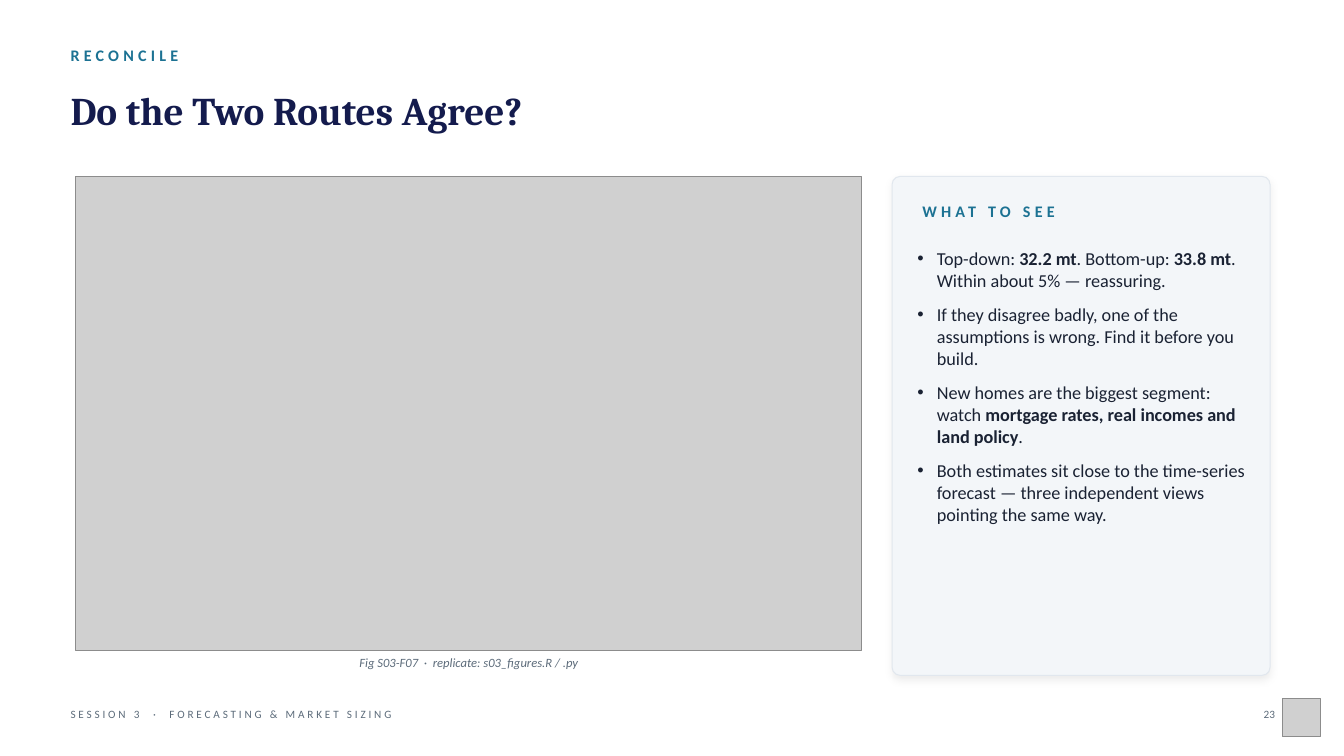
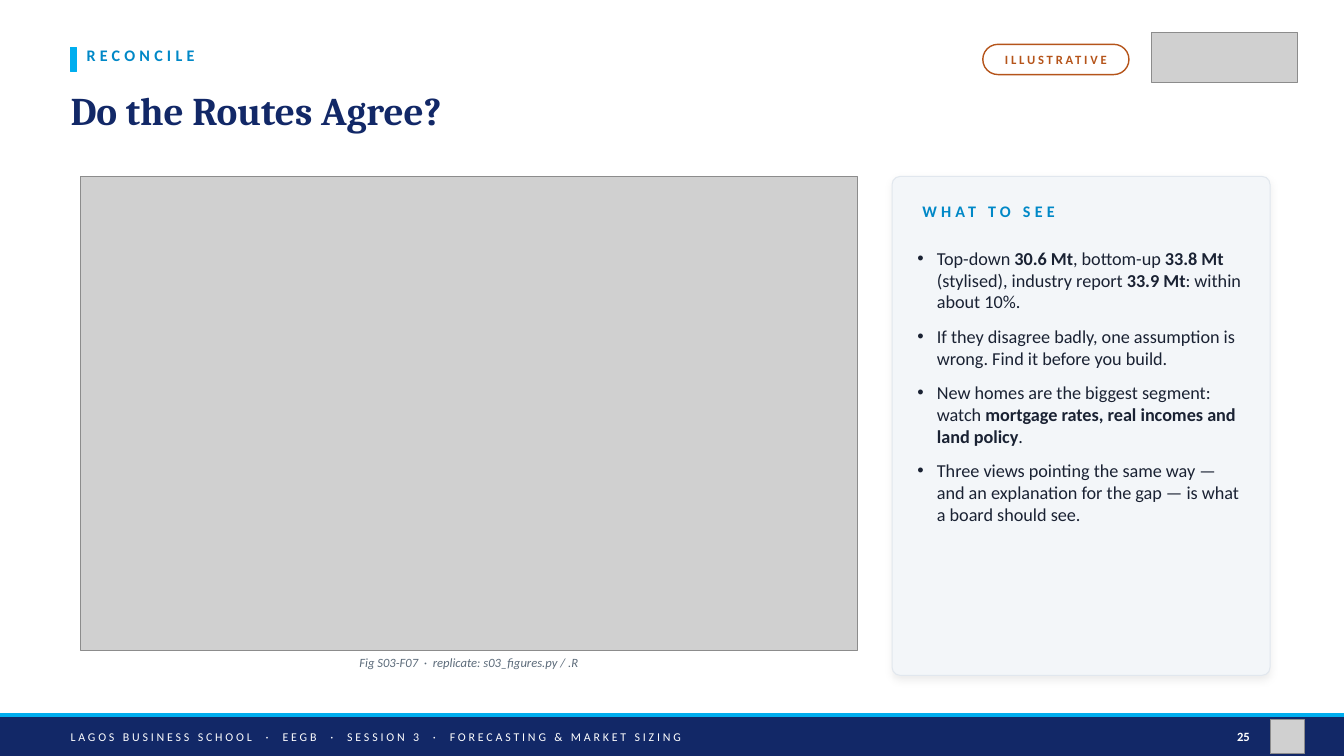
Before and after one commit to adibongo/eegb, a slide deck: slide 25 of sessions/s03/slides/EEGB_S03_Demand_Forecasting_Market_Sizing.pptx (slide 23 before the commit). Drawn at 1344x756 pixels with LibreOffice and Linux fonts; fonts in the diff are those of the drawing; grey boxes stand for pictures. Boxes give left, top, right and bottom in pixels: in the first picture for what was removed or moved away, otherwise in the second. Text is boxed around its words. In the diff, an @@ line names an element or a change of style, - is before the commit and + after.

```diff
--- a/sessions/s03/slides/EEGB_S03_Demand_Forecasting_Market_Sizing.pptx
+++ b/sessions/s03/slides/EEGB_S03_Demand_Forecasting_Market_Sizing.pptx
@@ rectangle added at (71,47,77,72), fill #00AEEF, outline #00AEEF 1 pt @@
@@ text "RECONCILE" at (87,50,195,61): text colour #1C7293 to #0088C7 @@
@@ text "RECONCILE": place and size @@
-text "RECONCILE" at (71,50,179,61)
+text "RECONCILE" at (87,50,195,61)
@@ rounded rectangle added at (983,44,1129,75), fill #FFFFFF, outline #B5541A 1 pt @@
@@ text added at (983,44,1129,75), 9 pt, text #B5541A, bold @@
+ILLUSTRATIVE
@@ picture added at (1151,32,1298,82) @@
@@ text at (71,97,441,134): text changed; text colour #141B4D to #122867 @@
-Do the Two Routes Agree?
+Do the Routes Agree?
@@ picture: place and size @@
-picture at (76,176,861,650)
+picture at (80,176,857,650)
@@ text "WHAT TO SEE" at (988,206,1011,217): text colour #1C7293 to #0088C7 @@
@@ text at (937,252,1241,368): text changed @@
-• Top-down: 32.2 mt. Bottom-up: 33.8 mt. Within about 5% — reassuring.
-• If they disagree badly, one of the assumptions is wrong. Find it before you build.
+• Top-down 30.6 Mt, bottom-up 33.8 Mt (stylised), industry report 33.9 Mt: within about 10%.
+• If they disagree badly, one assumption is wrong. Find it before you build.
@@ text at (937,464,1239,521): text changed @@
-• Both estimates sit close to the time-series forecast — three independent views pointing the same way.
+• Three views pointing the same way — and an explanation for the gap — is what a board should see.
@@ text at (359,658,578,669): text changed @@
-Fig S03-F07 · replicate: s03_figures.R / .py
+Fig S03-F07 · replicate: s03_figures.py / .R
@@ rectangle added at (0,714,1344,718), fill #00AEEF, outline #00AEEF 1 pt @@
@@ rectangle added at (0,718,1344,756), fill #122867, outline #122867 1 pt @@
@@ text "LAGOS BUSINESS SCHOOL · EEGB ..." at (71,733,681,741): vertical alignment top to middle @@
@@ text removed at (1264,711,1275,718) @@
-23
@@ text at (71,733,681,741): text changed; size 8 to 8.5 pt; text colour #5C6B7A to #FFFFFF @@
-SESSION 3 · FORECASTING & MARKET SIZING
+LAGOS BUSINESS SCHOOL · EEGB · SESSION 3 · FORECASTING & MARKET SIZING
@@ text added at (1237,732,1250,741), 9 pt, text #FFFFFF, bold @@
+25
@@ picture: place and size @@
-picture at (1282,699,1321,737)
+picture at (1270,720,1305,754)
```
Also in this commit, not shown: 24 other slides changed, 10 slides added, 3 slides removed, 22 other files.
